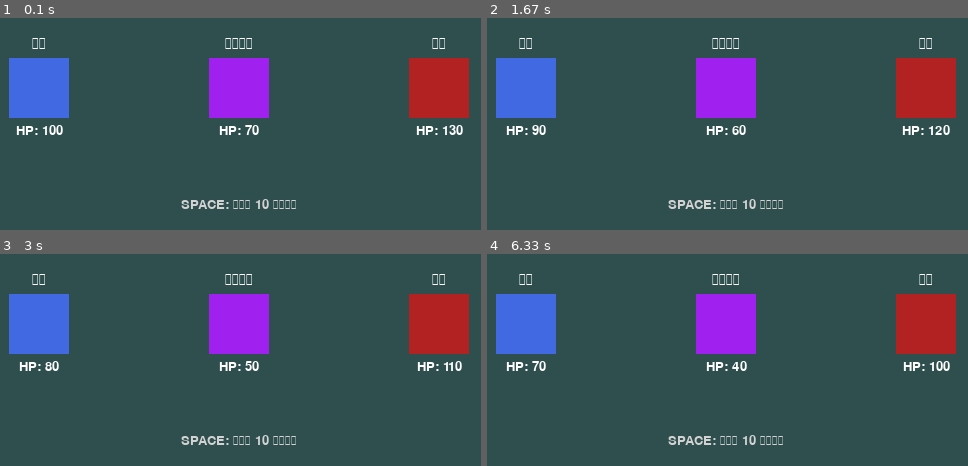
Above: before the commit, frames 1-4 (two rows, left to right).
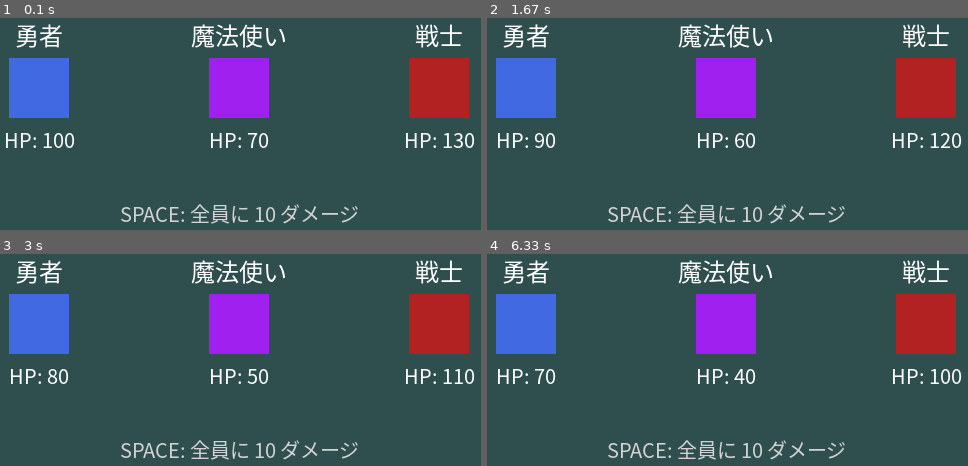
Above: after the commit, the same moments.

Repository: wmykmw0410/pygame
Game: pygame game, started from 015_class/example/ex04.py
Same seed, same stepped clock (60 frames per second), same inputs: the game is played once before the commit and once after it.
Inputs:
- Up to frame 1 (0.1 s): no input
- Up to frame 2 (1.67 s): tap Space at 0.33 s; tap Enter at 0.67 s
- Up to frame 3 (3 s): tap Space at 2.5 s
- Up to frame 4 (6.33 s): tap Enter at 5.83 s; tap Space at 6.17 s

The runs differ from the first frame. In frame 1, 5.2% of the frame differs, in the area x 1-99%, y 2-98%; in frame 2, 5.2%; in frame 3, 5.1%; in frame 4, 5.1%.

Commit message:
Update: 015_class

Diff:
--- a/015_class/example/ex04.py
+++ b/015_class/example/ex04.py
@@ -3,12 +3,13 @@
 
 import pygame as pg
 import sys
+from pathlib import Path
 
 pg.init()
 screen = pg.display.set_mode((600, 400))
 pg.display.set_caption("ex04: 関数で書く")
 clock  = pg.time.Clock()
-FONT   = "/System/Library/Fonts/ヒラギノ角ゴシック W3.ttc"
+FONT   = Path(__file__).resolve().parent.parent / "fonts" / "NotoSansCJKjp-Regular.otf"
 font   = pg.font.Font(FONT, 24)
 font_s = pg.font.Font(FONT, 20)
 WHITE  = pg.Color("WHITE")
--- a/015_class/example/ex05.py
+++ b/015_class/example/ex05.py
@@ -3,12 +3,13 @@
 
 import pygame as pg
 import sys
+from pathlib import Path
 
 pg.init()
 screen = pg.display.set_mode((600, 400))
 pg.display.set_caption("ex05: Player クラス")
 clock  = pg.time.Clock()
-FONT   = "/System/Library/Fonts/ヒラギノ角ゴシック W3.ttc"
+FONT   = Path(__file__).resolve().parent.parent / "fonts" / "NotoSansCJKjp-Regular.otf"
 font   = pg.font.Font(FONT, 24)
 font_s = pg.font.Font(FONT, 20)
 WHITE  = pg.Color("WHITE")
--- a/015_class/example/ex06.py
+++ b/015_class/example/ex06.py
@@ -4,12 +4,13 @@
 import pygame as pg
 import sys
 import random
+from pathlib import Path
 
 pg.init()
 screen = pg.display.set_mode((600, 400))
 pg.display.set_caption("ex06: Enemy クラスを追加")
 clock  = pg.time.Clock()
-FONT   = "/System/Library/Fonts/ヒラギノ角ゴシック W3.ttc"
+FONT   = Path(__file__).resolve().parent.parent / "fonts" / "NotoSansCJKjp-Regular.otf"
 font   = pg.font.Font(FONT, 24)
 font_s = pg.font.Font(FONT, 20)
 WHITE  = pg.Color("WHITE")
Not shown, changed: 015_class/README.md
Renamed: 015_class/answer/Q1_answer/Q1_ans.py -> 015_class/answer/Q1_ans.py
Renamed: 015_class/answer/Q2_answer/Q2_ans.py -> 015_class/answer/Q2_ans.py
Renamed: 015_class/answer/Q3_answer/Q3_ans.py -> 015_class/answer/Q3_ans.py
